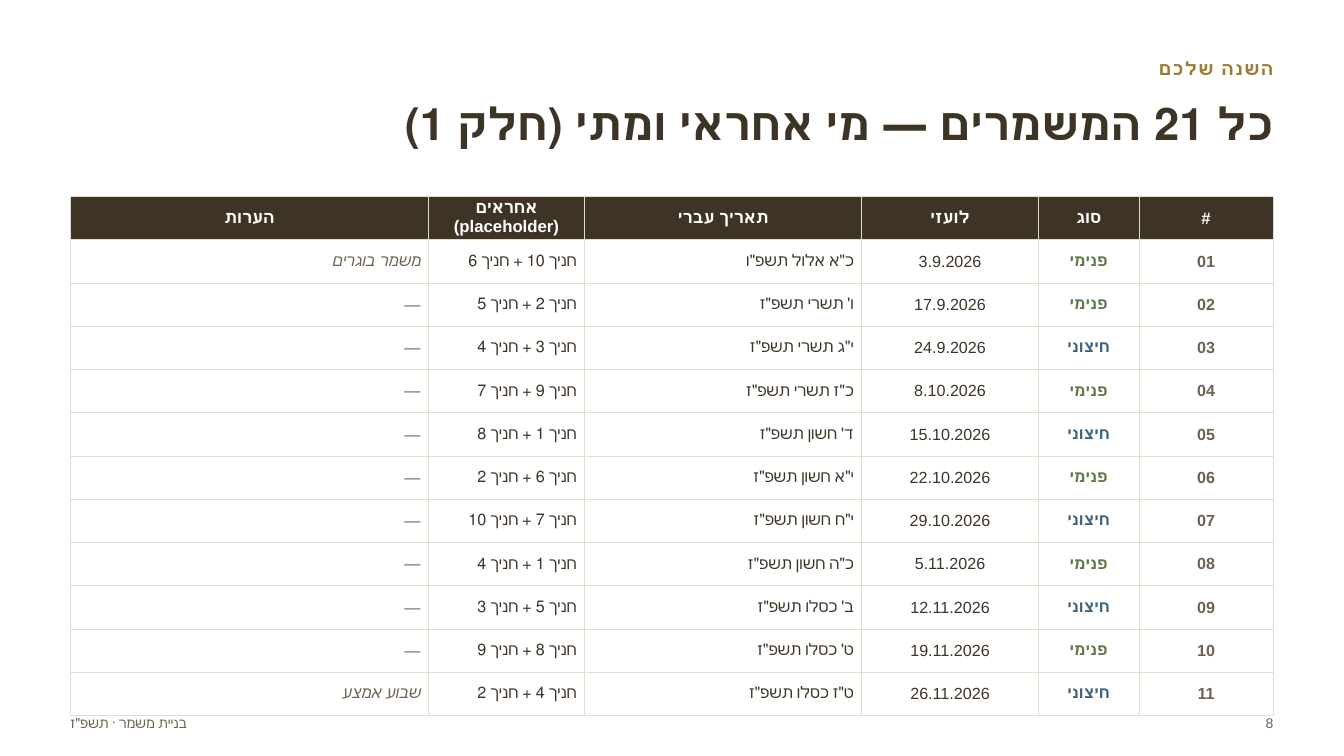
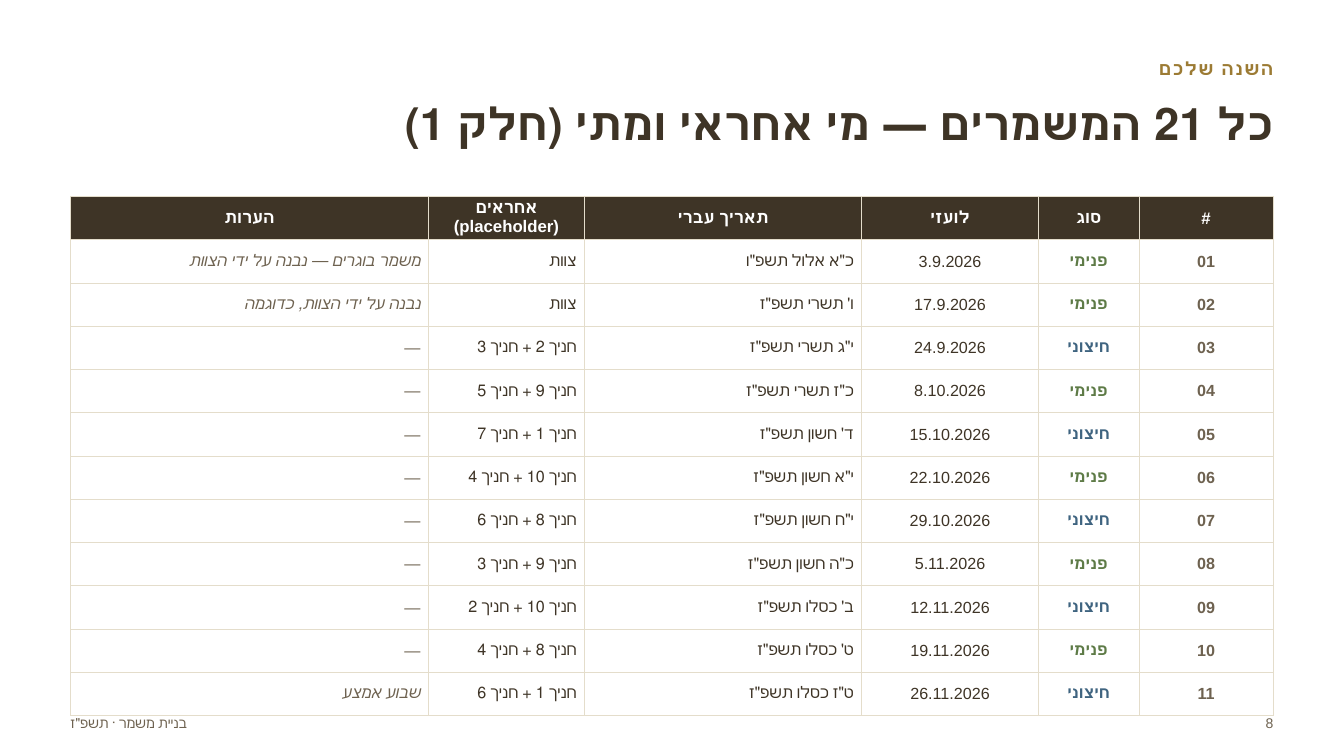
Before and after one commit to urishav464/Ein-Prat-work, a slide deck: slide 8 of Mishmer-section/2026-27/binyat-mishmar-mifgash-peticha.pptx. Drawn at 1344x756 pixels with LibreOffice and Linux fonts; fonts in the diff are those of the drawing. Boxes give left, top, right and bottom in pixels: in the first picture for what was removed or moved away, otherwise in the second. Text is boxed around its words. In the diff, an @@ line names an element or a change of style, - is before the commit and + after.

```diff
--- a/Mishmer-section/2026-27/binyat-mishmar-mifgash-peticha.pptx
+++ b/Mishmer-section/2026-27/binyat-mishmar-mifgash-peticha.pptx
@@ table at box(71, 197, 1273, 706) @@
-row 2, column 1: משמר בוגרים
+row 2, column 1: משמר בוגרים — נבנה על ידי הצוות
-row 2, column 2: חניך 10 + חניך 6
+row 2, column 2: צוות
-row 3, column 1: —
+row 3, column 1: נבנה על ידי הצוות, כדוגמה
-row 3, column 2: חניך 2 + חניך 5
+row 3, column 2: צוות
-row 4, column 2: חניך 3 + חניך 4
+row 4, column 2: חניך 2 + חניך 3
-row 5, column 2: חניך 9 + חניך 7
+row 5, column 2: חניך 9 + חניך 5
-row 6, column 2: חניך 1 + חניך 8
+row 6, column 2: חניך 1 + חניך 7
-row 7, column 2: חניך 6 + חניך 2
+row 7, column 2: חניך 10 + חניך 4
-row 8, column 2: חניך 7 + חניך 10
+row 8, column 2: חניך 8 + חניך 6
-row 9, column 2: חניך 1 + חניך 4
+row 9, column 2: חניך 9 + חניך 3
-row 10, column 2: חניך 5 + חניך 3
+row 10, column 2: חניך 10 + חניך 2
-row 11, column 2: חניך 8 + חניך 9
+row 11, column 2: חניך 8 + חניך 4
-row 12, column 2: חניך 4 + חניך 2
+row 12, column 2: חניך 1 + חניך 6
```
Also in this commit, not shown: 3 other slides changed, 3 slides added, 3 slides removed, 24 other files.
